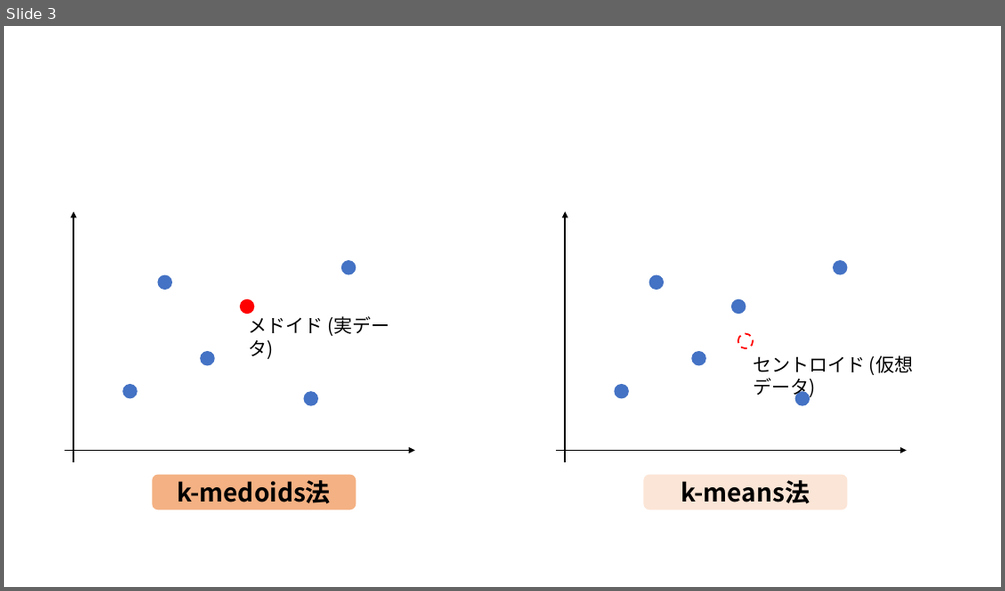
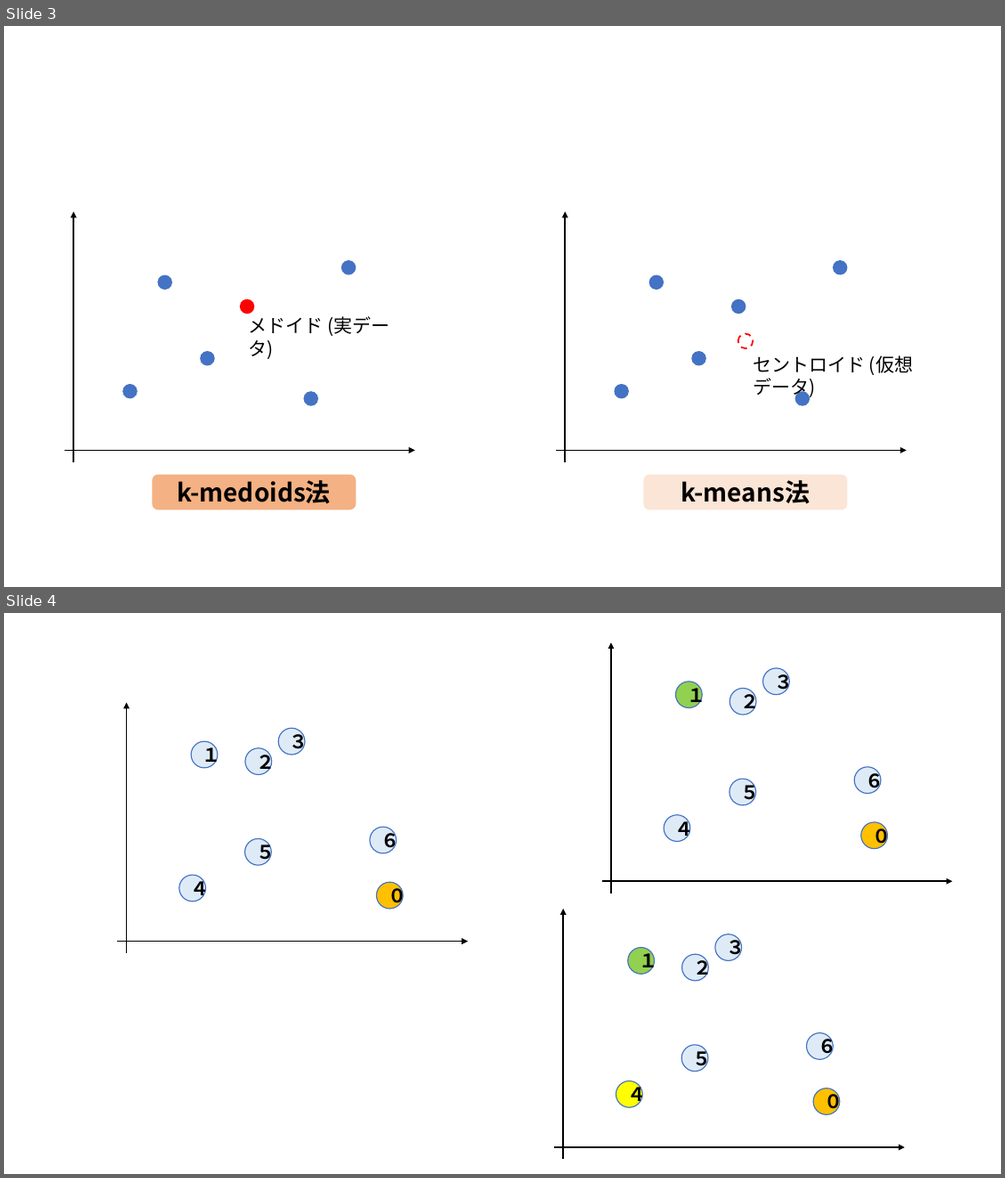
Before and after one commit to kryusei2000/zenn_ryu9, a slide deck: fig.pptx. Shown one above the other, each under a label of ours: slide 3 before the commit, slides 3 and 4 after it. The pictures are 1005x591 and 1005x1178 pixels, drawn with LibreOffice and Linux fonts; fonts in the diff are those of the drawing. Boxes give left, top, right and bottom in pixels: in the first picture for what was removed or moved away, otherwise in the second. Text is boxed around its words. In the diff, an @@ line names an element or a change of style, - is before the commit and + after.

```diff
--- a/fig.pptx
+++ b/fig.pptx
@@ slide 4 added at (4, 613, 1001, 1174), background #FFFFFF @@
@@ group added at (602, 643, 952, 893): 7 ellipses, 2 arrows @@
+１
+４
+２
+５
+０
+３
+６
@@ group added at (118, 703, 468, 953): 7 ellipses, 2 arrows @@
+１
+４
+２
+５
+０
+３
+６
@@ group added at (554, 908, 905, 1159): 7 ellipses, 2 arrows @@
+１
+４
+２
+５
+０
+３
+６
```
Also in this commit, not shown: 5 other files.
